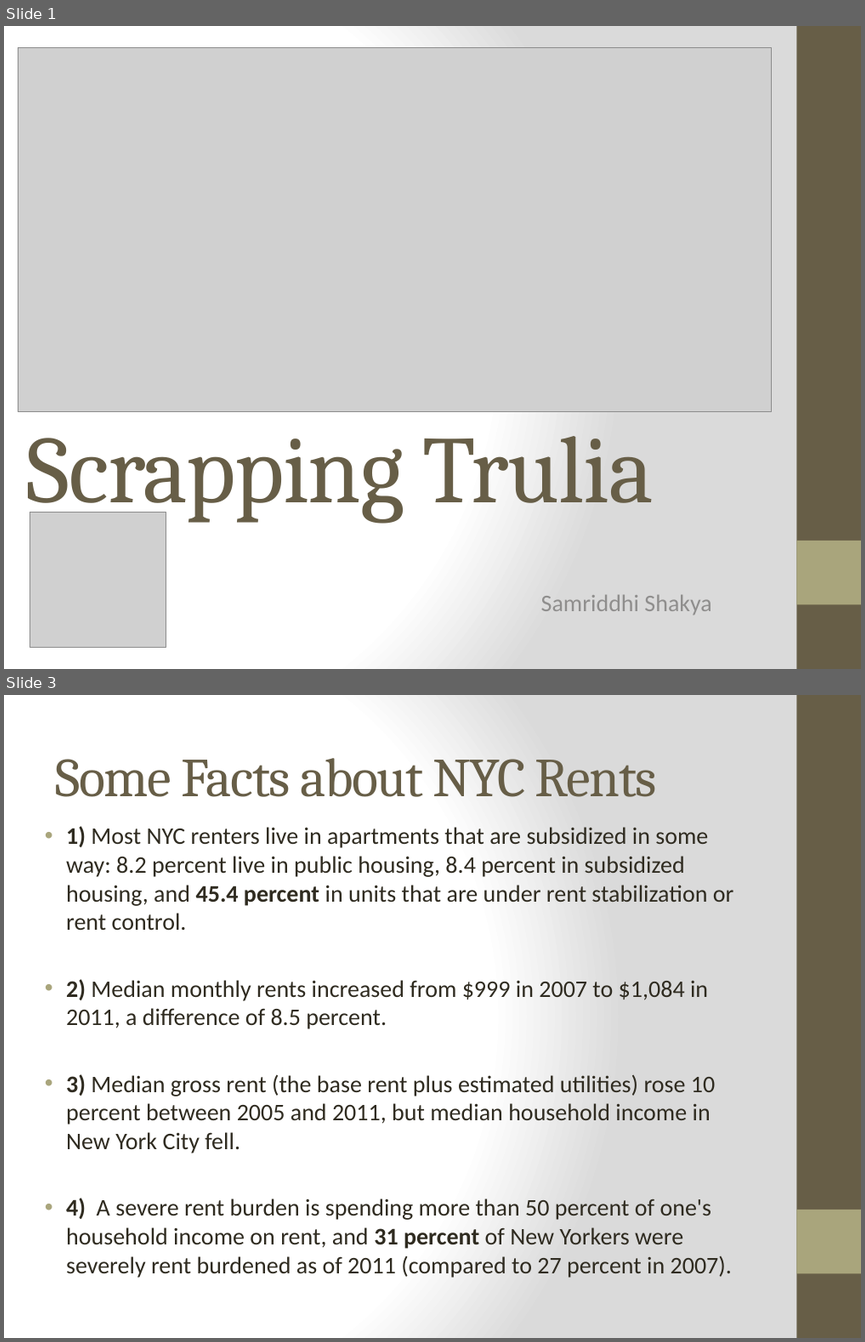
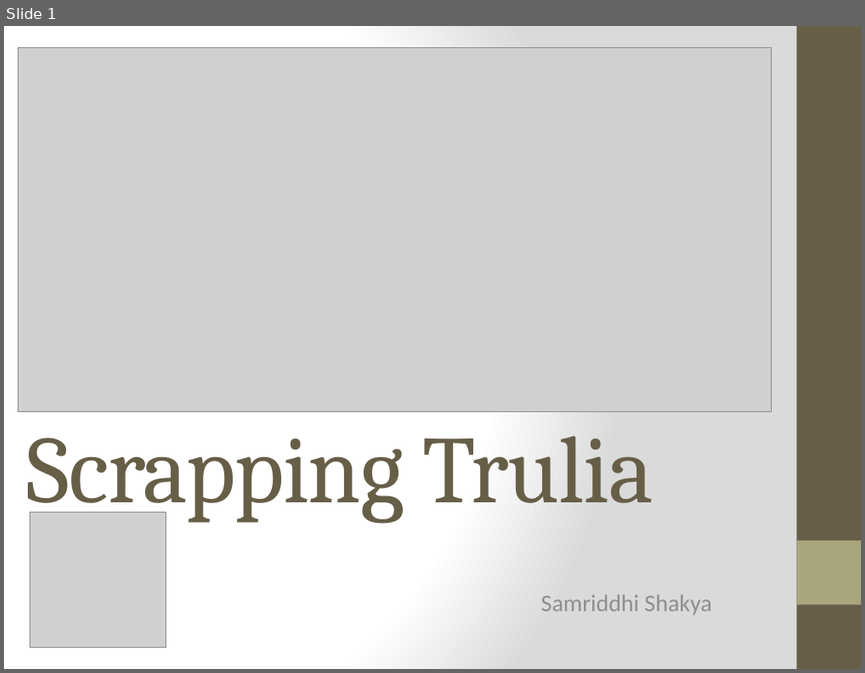
Before and after one commit to nycdatasci/bootcamp006_project, a slide deck: Project3-WebScraping/Samriddhi_Trulia/Trulia Scrapping.pptx. Shown one above the other, each under a label of ours: slides 1 and 3 before the commit, slide 1 after it; the slides between them are not shown. The pictures are 865x1342 and 865x673 pixels, drawn with LibreOffice and Linux fonts; fonts in the diff are those of the drawing; grey boxes stand for pictures. Boxes give left, top, right and bottom in pixels: in the first picture for what was removed or moved away, otherwise in the second. Text is boxed around its words. In the diff, an @@ line names an element or a change of style, - is before the commit and + after.

```diff
--- a/Project3-WebScraping/Samriddhi_Trulia/Trulia Scrapping.pptx
+++ b/Project3-WebScraping/Samriddhi_Trulia/Trulia Scrapping.pptx
@@ slide 3 removed at [4, 695, 861, 1338], background gradient #FFFFFF to #DADADA; not listed: 2 template elements that a slide beside it also shows @@
@@ title removed at [55, 758, 657, 797] @@
-Some Facts about NYC Rents
@@ text removed at [66, 826, 734, 1277] @@
-• 1) Most NYC renters live in apartments that are subsidized in some way: 8.2 percent live in public housing, 8.4 percent in subsidized housing, and 45.4 percent in units that are under rent stabilization or rent control.
-• 2) Median monthly rents increased from $999 in 2007 to $1,084 in 2011, a difference of 8.5 percent.
-• 3) Median gross rent (the base rent plus estimated utilities) rose 10 percent between 2005 and 2011, but median household income in New York City fell.
-• 4) A severe rent burden is spending more than 50 percent of one's household income on rent, and 31 percent of New Yorkers were severely rent burdened as of 2011 (compared to 27 percent in 2007).
```
Also in this commit, not shown: 4 slides changed, 4 slides added, 4 other slides removed, 5 other files.
